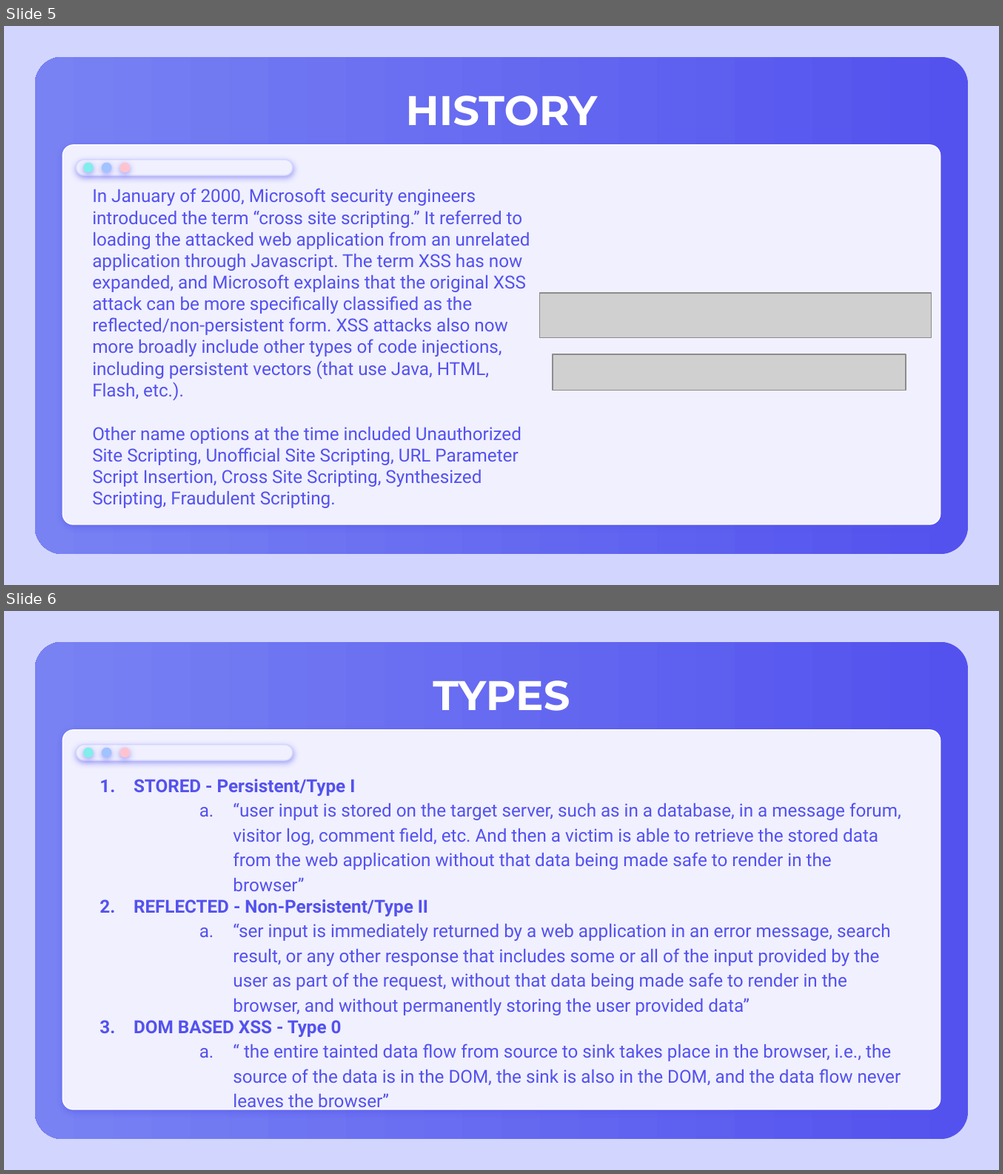
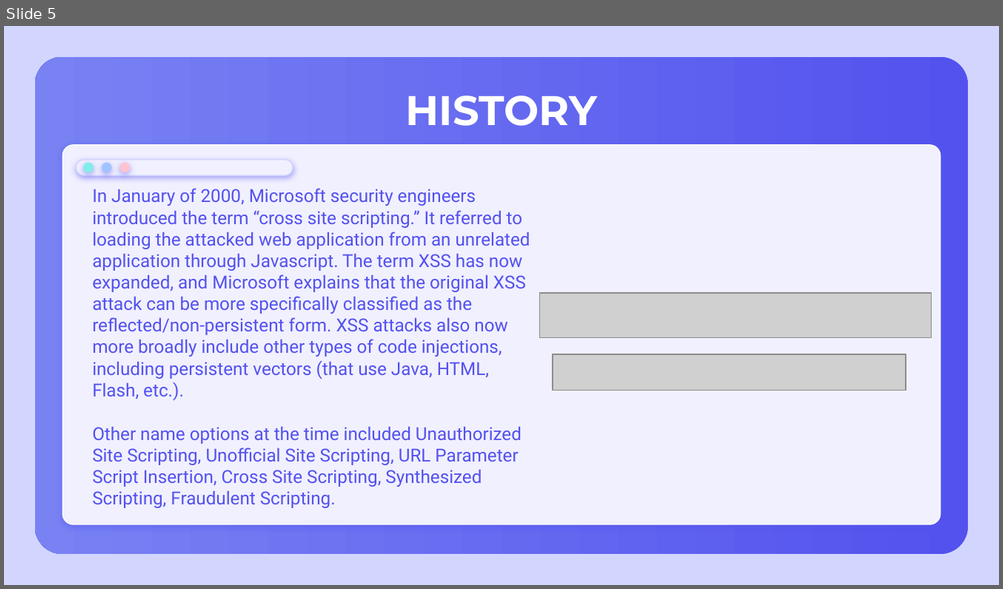
Before and after one commit to kszeto20/CyberFinalProject, a slide deck: Presentation/CyberXSSPresentation.pptx. Shown one above the other, each under a label of ours: slides 5 and 6 before the commit, slide 5 after it. The pictures are 1003x1174 and 1003x589 pixels, drawn with LibreOffice and Linux fonts; fonts in the diff are those of the drawing; grey boxes stand for pictures. Boxes give left, top, right and bottom in pixels: in the first picture for what was removed or moved away, otherwise in the second. Text is boxed around its words. In the diff, an @@ line names an element or a change of style, - is before the commit and + after.

```diff
--- a/Presentation/CyberXSSPresentation.pptx
+++ b/Presentation/CyberXSSPresentation.pptx
@@ slide 6 removed at box(4, 611, 999, 1170), background #D2D6FF; not listed: 6 template elements that a slide beside it also shows @@
@@ title removed at box(432, 681, 569, 711) @@
-TYPES
@@ text removed at box(134, 779, 901, 1113) @@
-1. STORED - Persistent/Type I
-  a. “user input is stored on the target server, such as in a database, in a message forum, visitor log, comment field, etc. And then a victim is able to retrieve the stored data from the web application without that data being made safe to render in the browser”
-2. REFLECTED - Non-Persistent/Type II
-  a. “ser input is immediately returned by a web application in an error message, search result, or any other response that includes some or all of the input provided by the user as part of the request, without that data being made safe to render in the browser, and without permanently storing the user provided data”
-3. DOM BASED XSS - Type 0
-  a. “ the entire tainted data flow from source to sink takes place in the browser, i.e., the source of the data is in the DOM, the sink is also in the DOM, and the data flow never leaves the browser”
```
Also in this commit, not shown: 1 slide changed, 6 slides added, 1 other file.
